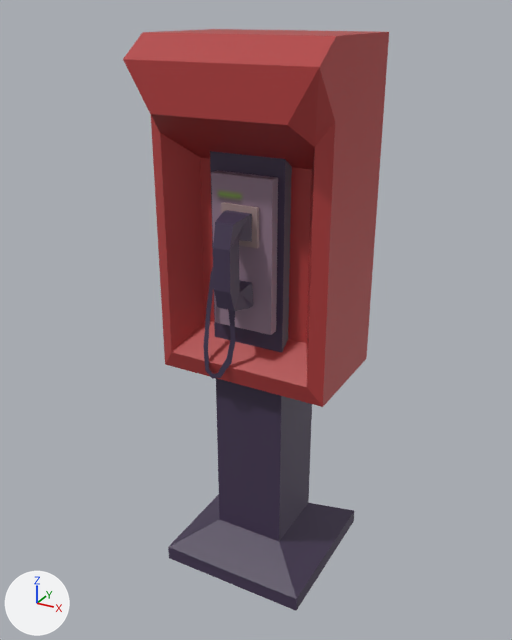
The Blender file ArtSources/streetPhone.blend: old version first, new version second.
The view is the same before and after, from a 50 mm lens placed at (2.6, -4.89, 4.78), pointed at (-0.07, -0.05, 2.36). Lighting does not change. The marker at lower left points along +X, +Y and +Z.
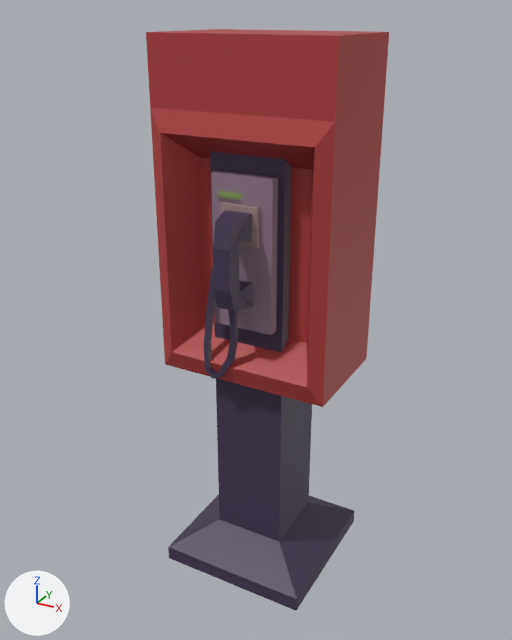
The newer file is also turned or shifted as a whole; pictures and numbers use the older file's frame.

Location of each change, (x1, y1, x2, y2) in pixels of the pictures (512 x 640 px):
'Cube', reshaped (9% narrower)
    before: (123, 29, 389, 611)
    after: (146, 29, 389, 611)
part 1 of me_cube_001, built on
    before: (123, 29, 389, 147)
    after: (146, 29, 389, 510)
part 2 of me_cube_001, surface changed
    both: (151, 116, 354, 513)

What changed in the scene script:
```text
Change me_cube_001:
    used by ob_cube; location = (0.0, 0.0, 0.0)
    remove me_cube_001.from_pydata(...)  # 102 vertices, 67 faces; spans x -0.75..0.75, y -0.74..0.67, z 0.0..4.62
    add me_cube_001.from_pydata(...)  # 120 vertices, 108 faces; spans x -0.75..0.75, y -0.7..0.67, z 0.0..4.62
    me_cube_001 part 1
    6 vertices are removed from x -0.75..0.75, y -0.74..-0.49, z 4.1..4.62
    8 faces are deleted
    6 vertices are added at (-0.26, -0.47, 2.25), (-0.3, -0.47, 2.25), (-0.26, -0.42, 2.53), (-0.3, -0.42, 2.55), (-0.75, -0.46, 4.62), (0.75, -0.46, 4.62)
    18 new vertices lie (0.0, 0.05, 0.0) away from vertices in x -0.29..0.04, y -0.56..-0.4, z 1.98..3.04
    49 new faces join them
    me_cube_001 part 2: 49 kept faces spanning x -0.75..0.75, y -0.7..0.67, z 0.0..4.1 get new texture (UV) coordinates
```
